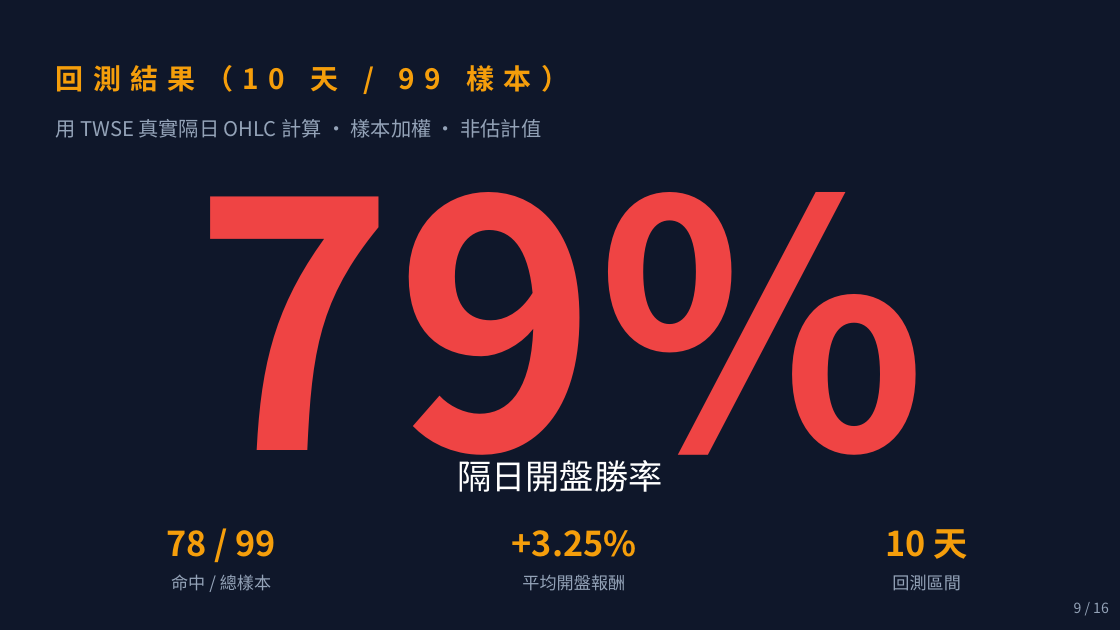
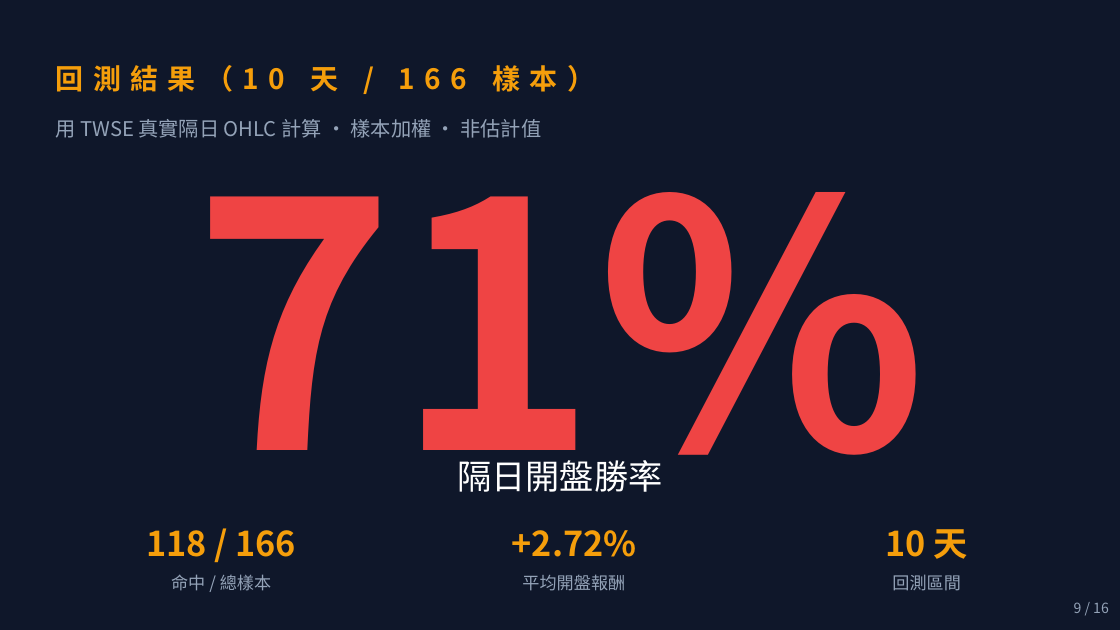
Before and after one commit to Kevin-Power/limit-up-radar, a slide deck: slide 9 of proposal/股文觀指_商業簡報.pptx. Drawn at 1120x630 pixels with LibreOffice and Linux fonts; fonts in the diff are those of the drawing. Boxes give left, top, right and bottom in pixels: in the first picture for what was removed or moved away, otherwise in the second. Text is boxed around its words. In the diff, an @@ line names an element or a change of style, - is before the commit and + after.

```diff
--- a/proposal/股文觀指_商業簡報.pptx
+++ b/proposal/股文觀指_商業簡報.pptx
@@ text at box(56, 65, 595, 92): text changed @@
-回測結果（10 天 / 99 樣本）
+回測結果（10 天 / 166 樣本）
@@ text at box(193, 119, 926, 533): text changed @@
-79%
+71%
@@ text at box(146, 530, 296, 557): text changed @@
-78 / 99
+118 / 166
@@ text at box(512, 530, 637, 557): text changed @@
-+3.25%
++2.72%
```
Also in this commit, not shown: 5 other slides changed, 6 other files.
